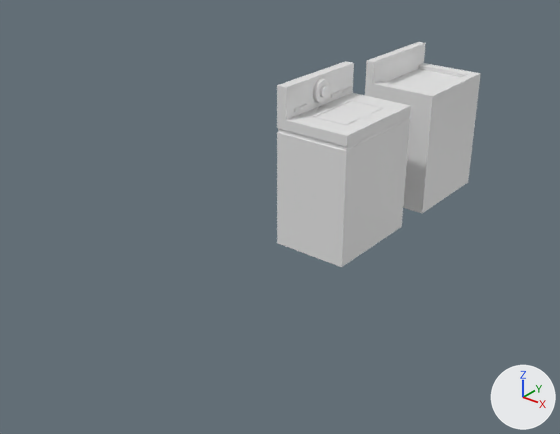
Before and after pictures for a commit that changed the Blender file BlenderModels/Motel/Interior/LaundryMachine.blend.
Camera for both pictures: a 50 mm camera at (2.7, -4.07, 2.49) aimed at (-0.26, -0.36, 0.19). The lights are fixed; the arrows at lower right show +X, +Y and +Z. The first picture is the older version. Materials are left out; every surface is plain grey.

In view in the first picture: 'Cube', 'LaundryMachine' and 2 more.
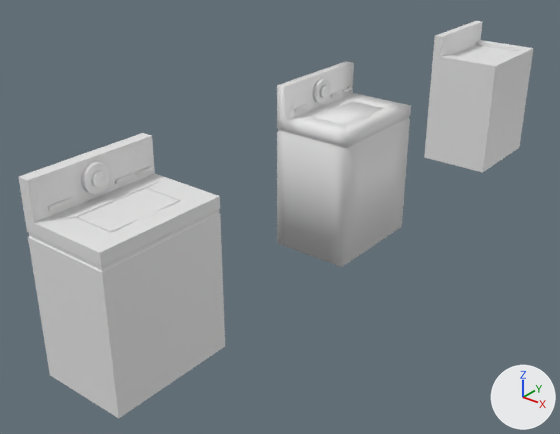
Location of each change, (x1, y1, x2, y2) in pixels of the pictures (560 x 434 px):
'Cube.010', added: after (18, 133, 225, 418)
'LaundryMachine', moved: before (365, 42, 481, 213); after (424, 21, 534, 173)
'Cylinder.002', added: after (81, 162, 111, 195)
'Cylinder.003', added: after (91, 171, 107, 188)
'Cube.011', added: after (48, 203, 57, 211)
'Cube.019', added: after (115, 177, 125, 184)
'Cube.017', added: after (56, 200, 65, 208)
'Cube.018', added: after (64, 197, 73, 205)
'Cube.012', added: after (123, 174, 133, 181)
part 1 of me_cube, shading changed: (277, 61, 411, 267) in both

Edits to the bpy script that builds the scene:
```text
Change me_cube:
    where me_cube.from_pydata(...)  # 208 vertices, 185 faces, 4 loose edges; spans x -1.0..1.0, y -1.0..1.0, z -1.0..1.47
    used by ob_cube; location = (0.0, -0.006, 0.45); scale = (0.269, 0.378, 0.451)
    me_cube part 1: all faces are now shaded smooth (185 of 185 changed)
Change ob_laundrymachine:
    ob_laundrymachine.location: (0.0, 1.031, 0.0) -> (0.0, 2.045, 0.0)
Add ob_cube_019:
    ob_cube_019 = bpy.data.objects.new('Cube.019', me_cube_008.copy())  # the mesh of ob_cube_007
    ob_cube_019.location = (-0.194, -1.746, 0.942)
    ob_cube_019.scale = (0.00515, 0.0264, 0.0114)
Add ob_cube_018:
    ob_cube_018 = bpy.data.objects.new('Cube.018', me_cube_008.copy())  # the mesh of ob_cube_007
    ob_cube_018.location = (-0.194, -2.066, 0.942)
    ob_cube_018.scale = (0.00515, 0.022, 0.0112)
Add ob_cube_017:
    ob_cube_017 = bpy.data.objects.new('Cube.017', me_cube_008.copy())  # the mesh of ob_cube_007
    ob_cube_017.location = (-0.194, -2.11, 0.942)
    ob_cube_017.scale = (0.00515, 0.022, 0.0112)
Add ob_cube_012:
    ob_cube_012 = bpy.data.objects.new('Cube.012', me_cube_008.copy())  # the mesh of ob_cube_007
    ob_cube_012.location = (-0.194, -1.692, 0.942)
    ob_cube_012.scale = (0.00515, 0.0264, 0.0114)
Add ob_cube_011:
    ob_cube_011 = bpy.data.objects.new('Cube.011', me_cube_008.copy())  # the mesh of ob_cube_007
    ob_cube_011.location = (-0.194, -2.154, 0.942)
    ob_cube_011.scale = (0.00515, 0.022, 0.0112)
Add ob_cylinder_003:
    ob_cylinder_003 = bpy.data.objects.new('Cylinder.003', me_cylinder_001.copy())  # the mesh of ob_cylinder_001
    ob_cylinder_003.location = (-0.165, -1.896, 1.006)
    ob_cylinder_003.rotation_euler = (0.0, 1.571, 0.0)  # degrees (0, 90, 0)
    ob_cylinder_003.scale = (-0.0395, -0.0395, -0.0119)
Add ob_cylinder_002:
    ob_cylinder_002 = bpy.data.objects.new('Cylinder.002', me_cylinder.copy())  # the mesh of ob_cylinder
    ob_cylinder_002.location = (-0.187, -1.896, 1.006)
    ob_cylinder_002.rotation_euler = (0.0, 1.571, 0.0)  # degrees (0, 90, 0)
    ob_cylinder_002.scale = (-0.0802, -0.0802, -0.0144)
Add ob_cube_010:
    ob_cube_010 = bpy.data.objects.new('Cube.010', me_cube.copy())  # the mesh of ob_cube
    ob_cube_010.location = (0.0, -1.883, 0.45)
    ob_cube_010.scale = (0.269, 0.378, 0.451)
```
